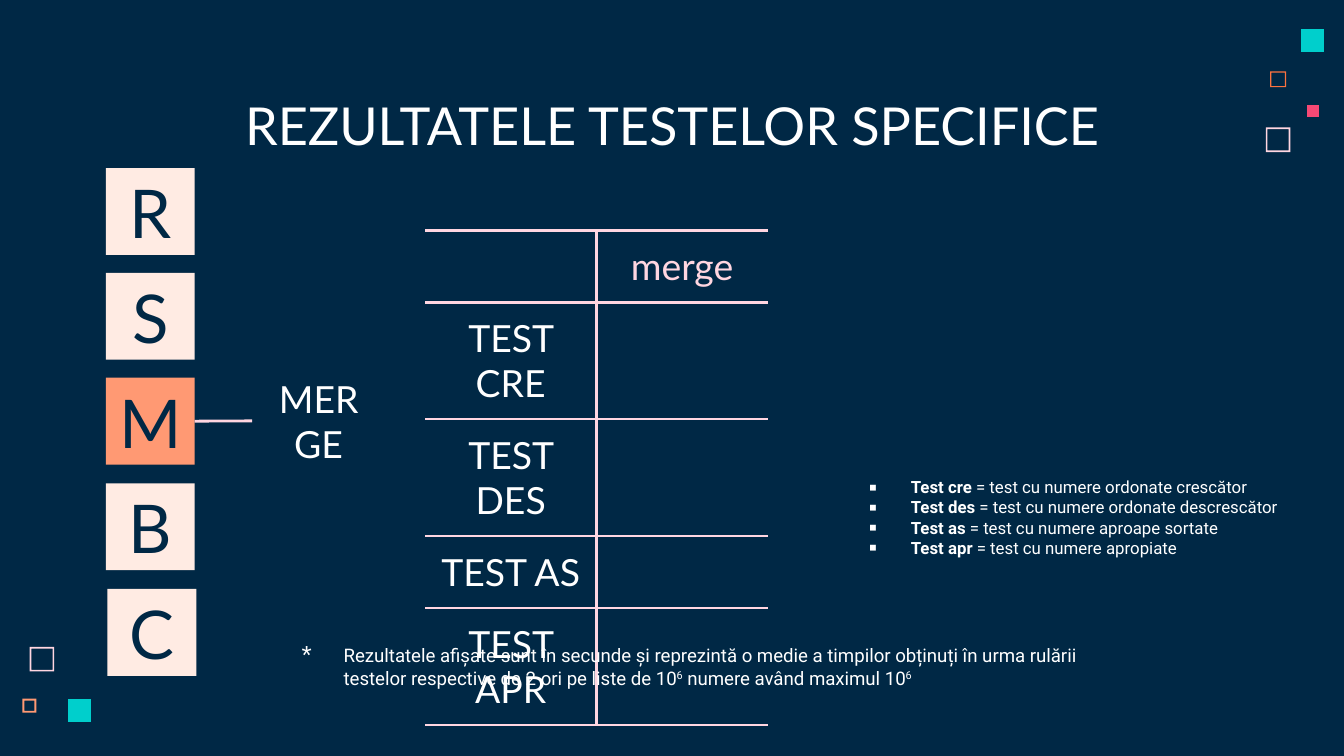
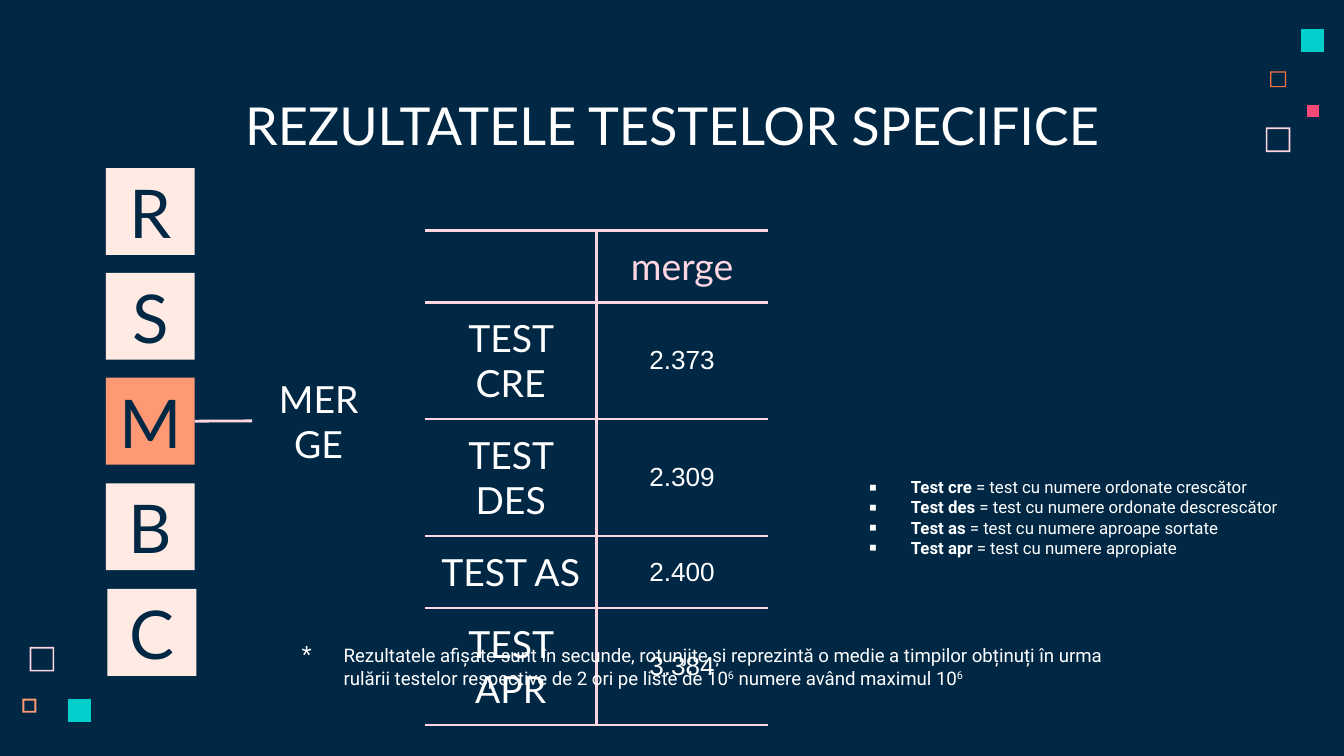
Before and after one commit to iam-mj/1stProject_SD, a slide deck: slide 14 of Primul Proiect SD.pptx. Drawn at 1344x756 pixels with LibreOffice and Linux fonts; fonts in the diff are those of the drawing. Boxes give left, top, right and bottom in pixels: in the first picture for what was removed or moved away, otherwise in the second. Text is boxed around its words. In the diff, an @@ line names an element or a change of style, - is before the commit and + after.

```diff
--- a/Primul Proiect SD.pptx
+++ b/Primul Proiect SD.pptx
@@ table at <box>425,231,769,707</box> @@
-row 2, column 2: 
+row 2, column 2: 2.373
-row 3, column 2: 
+row 3, column 2: 2.309
-row 4, column 2: 
+row 4, column 2: 2.400
-row 5, column 2: 
+row 5, column 2: 3.384
@@ text at <box>344,645,1102,691</box>: text changed @@
-* Rezultatele afișate sunt în secunde și reprezintă o medie a timpilor obținuți în urma rulării testelor respective de 2 ori pe liste de 106 numere având maximul 106
+* Rezultatele afișate sunt în secunde, rotunjite și reprezintă o medie a timpilor obținuți în urma rulării testelor respective de 2 ori pe liste de 106 numere având maximul 106
```
Also in this commit, not shown: 16 other slides changed, 3 slides added, 1 slide removed.
